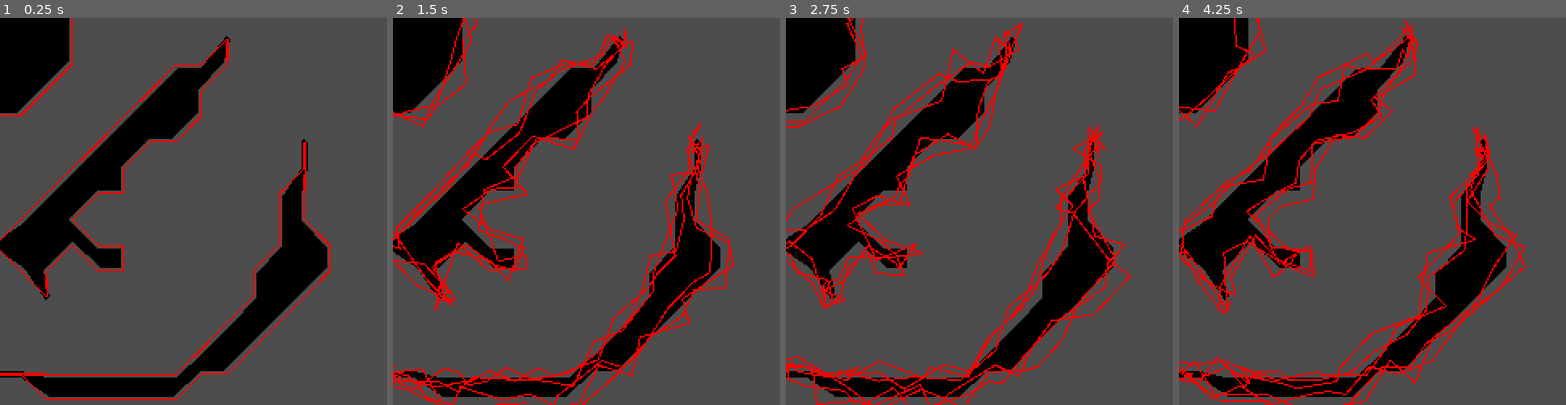
Above: before the commit, frames 1-4 (left to right).
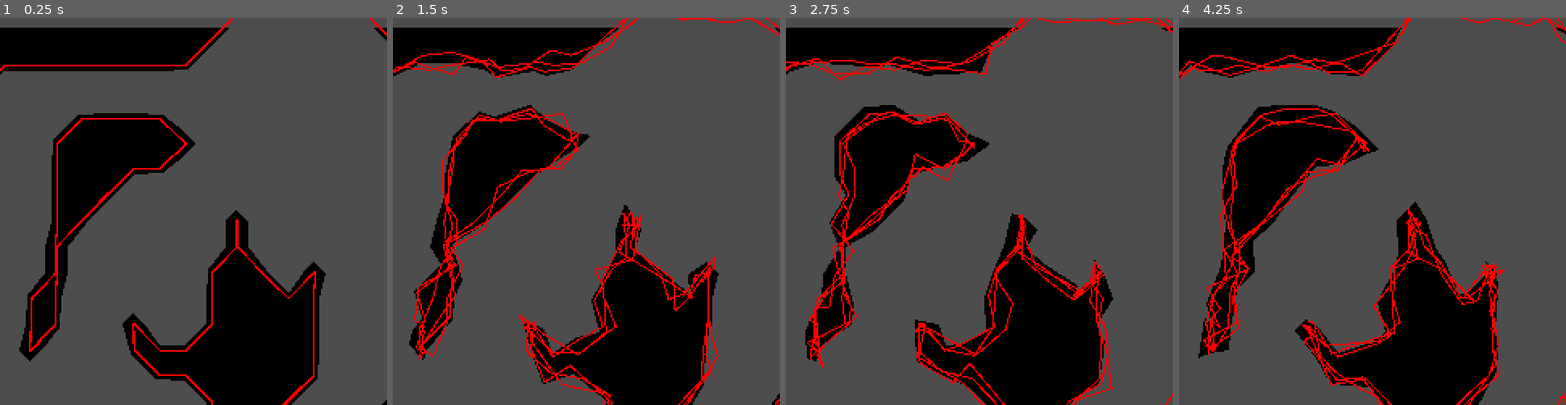
Above: after the commit, the same moments.

Repository: CalcoDev/random-ahhh
Game: Godot game, scene res://asriel/gameplay/game.tscn
Same seed, same stepped clock (60 frames per second), same inputs: the game is played once before the commit and once after it. This scene is started directly instead of the project's main scene.
Inputs (mouse positions are in pixels of both pictures, inside the frame that each line leads up to):
- Up to frame 1 (0.25 s): no input
- Up to frame 2 (1.5 s): tap Enter at 0.5 s; move the mouse to (671, 192) at 0.52 s; hold D (move_right) 0.53-1.25 s; click (671, 192) at 0.6 s; tap Space (ui_select) at 0.77 s; drag from (509, 230) to (567, 288) at 1.27 s
- Up to frame 3 (2.75 s): move the mouse to (1018, 126) at 2.02 s; hold D (move_right) from 2.03 s (still down); tap Mouse wheel up (size_up) at 2.1 s
- Up to frame 4 (4.25 s): release D (move_right) at 2.75 s; drag from (1353, 288) to (1256, 153) at 2.77 s; move the mouse to (1488, 269) at 3.52 s; hold A (move_left) from 3.53 s (still down); tap O at 3.6 s; tap Space (ui_select) at 3.77 s

The runs differ from the first frame. In frame 1, 31% of the frame differs, in the area x 0-100%, y 0-100%; in frame 2, 34%; in frame 3, 35%; in frame 4, 35%.

Commit message:
asriel: I ACTUALLY GOT SOMETHING IM HAPPY WITH git add -Agit add -A

Diff:
--- a/asriel/gameplay/game.tscn
+++ b/asriel/gameplay/game.tscn
@@ -1,16 +1,17 @@
-[gd_scene load_steps=8 format=4 uid="uid://bcrd510at1h0p"]
+[gd_scene load_steps=9 format=4 uid="uid://bcrd510at1h0p"]
 
 [ext_resource type="Script" uid="uid://dvif8380i7lq0" path="res://asriel/scripts/messin_around.gd" id="1_4aiaw"]
-[ext_resource type="Script" uid="uid://grqltrt1gvv4" path="res://asriel/gameplay/rendering_v_2.gd" id="1_xpmk6"]
+[ext_resource type="Script" uid="uid://grqltrt1gvv4" path="res://asriel/scripts/rendering_v_2.gd" id="1_xpmk6"]
 [ext_resource type="TileSet" uid="uid://bfp85infa4i42" path="res://asriel/resources/tilesets/tileset.tres" id="2_e1fnk"]
+[ext_resource type="Shader" uid="uid://dd2u7bwoaxf0b" path="res://asriel/shaders/polygon_displacement.gdshader" id="3_1x7wm"]
 [ext_resource type="Shader" uid="uid://d0ry0u2byj2n4" path="res://asriel/shaders/polygon_cutout.gdshader" id="6_1x7wm"]
 
-[sub_resource type="ViewportTexture" id="ViewportTexture_v8xop"]
+[sub_resource type="ViewportTexture" id="ViewportTexture_84oh5"]
 viewport_path = NodePath("PolygonVP")
 
 [sub_resource type="ShaderMaterial" id="ShaderMaterial_v8xop"]
 shader = ExtResource("6_1x7wm")
-shader_parameter/u_polygon_tex = SubResource("ViewportTexture_v8xop")
+shader_parameter/u_polygon_tex = SubResource("ViewportTexture_84oh5")
 
 [sub_resource type="ViewportTexture" id="ViewportTexture_1x7wm"]
 viewport_path = NodePath("PolygonCutoutVP")
@@ -27,12 +28,16 @@
 
 [node name="MessinAround" type="Node" parent="." node_paths=PackedStringArray("_map", "_lines", "_polygons", "_zone")]
 script = ExtResource("1_4aiaw")
+update_stuff = true
+polygon_shader = ExtResource("3_1x7wm")
 _map = NodePath("../TileMapLayer")
 _lines = NodePath("../Lines")
 _polygons = NodePath("../PolygonVP/Polygons")
 _zone = NodePath("../ZoneMarker")
 normal_pushback_range = Vector2(0, 0)
-point_wander_speed_range = Vector2(4, 10)
+point_wander_range = Vector2(-8, 12)
+point_wander_time_range = Vector2(1, 4)
+point_wander_speed_range = Vector2(2, 5)
 
 [node name="TileMapLayer" type="TileMapLayer" parent="."]
 visible = false
@@ -69,7 +74,7 @@
 position = Vector2(148, 137)
 
 [node name="Camera2D" type="Camera2D" parent="."]
-position = Vector2(323, 307)
+position = Vector2(172.885, 114.175)
 
 [node name="TextureRect" type="TextureRect" parent="."]
 offset_right = 40.0
--- a/asriel/scripts/messin_around.gd
+++ b/asriel/scripts/messin_around.gd
@@ -15,11 +15,7 @@
         for child in _polygons.get_children():
             _polygons.remove_child(child)
 
-@export var aaaaa: bool = false:
-    set(value):
-        aaaaa = false
-        var polygon := _polygons.get_child(0)
-        print(polygon)
+@export var polygon_shader: Shader
 
 @export_group("References")
 @export var _map: TileMapLayer
@@ -36,9 +32,12 @@
 @export var point_wander_time_range: Vector2 = Vector2(0.5, 3.0)
 @export var point_wander_speed_range: Vector2 = Vector2(1.0, 4.0)
 
-# var partitions: Dictionary[int, set] = {}
 var _partitions: Dictionary[int, Dictionary] = {}
 var _cell_to_partition: Dictionary[Vector2i, int] = {}
+
+func _notification(what: int) -> void:
+    if what == NOTIFICATION_ENTER_TREE:
+        obliterate_children = true
 
 func _ready() -> void:
     # return
@@ -49,21 +48,17 @@
 func _process(delta: float) -> void:
     # return
     if not Engine.is_editor_hint() or (Engine.is_editor_hint() and update_stuff):
-        # var idx := -1
-        for child in _lines.get_children():
-            # idx += 1
-            if child is WobblyLine2D:
-                child._process_wobblyness(delta)
-                # var paaaa = child.points.duplicate()
-                # paaaa.reverse()
-                # var is_clock := Geometry2D.is_polygon_clockwise(child.points.duplicate()) or Geometry2D.is_polygon_clockwise(paaaa)
-                # if is_clock:
-#                 var arr := Array(child.points)
-#                 arr.sort_custom(_custom_sort)
-                # _polygons.get_child(idx).polygon = child.points
-
-# func _custom_sort(a, b):
-#     return a.angle() < b.angle()
+        for line in _lines.get_children():
+            line._process_wobblyness(delta)
+        for polygon_idx in _polygons.get_child_count():
+            var poly: Polygon2D = _polygons.get_child(polygon_idx)
+            var line: WobblyLine2D = _lines.get_child(polygon_idx * lines_per_partition)
+            var s := poly.polygon.size() - 1
+            for j in s+1:
+                var diff: Vector2 = line._info[j % s]["base_pos"] - line.points[j]
+                var encoded := _poly_col_buf(diff)
+                poly.vertex_colors[j].b = encoded.r
+                poly.vertex_colors[j].a = encoded.g
 
 func _generate_zones() -> void:
     for child in _lines.get_children():
@@ -96,6 +91,8 @@
             line.point_wander_time_range = point_wander_time_range
             line.point_wander_speed_range = point_wander_speed_range
             line._info = []
+
+            var polygon_colour_buffer := PackedColorArray()
 
             var idx := 0
             for cell in outline:
@@ -123,53 +120,56 @@
                 if neighbour_count == 1:
                     var nn := Vector2i(Vector2(normal).rotated(PI/2).round())
                     line._info.append({"base_pos": cell_world_pos, "normal": nn})
+                    polygon_colour_buffer.append(_poly_col_buf(-nn))
                     idx += 1
                     line._info.append({"base_pos": cell_world_pos, "normal": -normal})
+                    polygon_colour_buffer.append(_poly_col_buf(normal))
                     idx += 1
                     line._info.append({"base_pos": cell_world_pos, "normal": -nn})
+                    polygon_colour_buffer.append(_poly_col_buf(nn))
                     idx += 1
                 elif neighbour_count == 2 and normal == Vector2i.ZERO:
                     if not horizontal:
                         var diff = (cell_world_pos - line._info[idx - 1]["base_pos"]).normalized().round()
                         var nn := Vector2i.LEFT if diff.y > 0 else Vector2i.RIGHT
                         line._info.append({"base_pos": cell_world_pos, "normal": nn})
+                        polygon_colour_buffer.append(_poly_col_buf(-nn))
                         idx += 1
                     else:
                         var diff = (cell_world_pos - line._info[idx - 1]["base_pos"]).normalized().round()
                         var nn := Vector2i.DOWN if diff.x > 0 else Vector2i.UP
                         line._info.append({"base_pos": cell_world_pos, "normal": nn})
+                        polygon_colour_buffer.append(_poly_col_buf(-nn))
                         idx += 1
                 else:
                     line._info.append({"base_pos": cell_world_pos, "normal": normal})
+                    polygon_colour_buffer.append(_poly_col_buf(normal))
                     idx += 1
 
 
             if i == 0:
+                polygon_colour_buffer.append(polygon_colour_buffer[0])
                 line.init_wobblyness(false)
                 var polygon := Polygon2D.new()
-                polygon.polygon = line.points
                 _polygons.add_child(polygon)
                 if Engine.is_editor_hint():
                     polygon.owner = get_tree().edited_scene_root
+
+                polygon.polygon = line.points
+                polygon.vertex_colors = polygon_colour_buffer
                 polygon.color = Color.from_rgba8(255, 0, 0, 1)
+                var mat := ShaderMaterial.new()
+                mat.shader = polygon_shader
+                polygon.material = mat
 
             line.init_wobblyness(true)
-            # var pp := line.points.duplicate()
-            # var hull := Geometry2D.convex_hull(pp)
-            # # hull = Geometry2D.offset_polygon(hull.duplicate(), 40.0)[0]
-            # var ahull = Geometry2D.offset_polygon(hull.duplicate(), 400.0)
-            # print(ahull.size())
-            # hull = ahull[0]
-            # var bb := Geometry2D.clip_polygons(hull, pp)
-            # # var bb := Geometry2D.clip_polygons(pp, hull)
-            # for b in bb:
-            #     var polygon := Polygon2D.new()
-            #     polygon.polygon = b
-            #     _polygons.add_child(polygon)
-            #     if Engine.is_editor_hint():
-            #         polygon.owner = get_tree().edited_scene_root
-            #     polygon.color = Color.from_rgba8(0, 0, 255, 53)
-
+
+
+func _poly_col_buf(normal: Vector2i) -> Color:
+    var unorm := Vector2(normal).normalized()
+    # unorm.y *= -1.0
+    unorm = (unorm + Vector2.ONE) * 0.5
+    return Color(unorm.x, unorm.y, 0.0, 0.0)
 
 
 func _get_outline_outer_normal(tile_pos: Vector2i) -> Vector2i:
--- a/asriel/gameplay/rendering_v_2.gd
+++ b/asriel/scripts/rendering_v_2.gd
@@ -13,5 +13,6 @@
             var mat := polygon_cutout.material as ShaderMaterial
             mat.set_shader_parameter("u_polygon_tex", polygon_vp.get_texture())
 
-func _ready() -> void:
-    set_materials = true
+func _notification(what: int) -> void:
+    if what == NOTIFICATION_ENTER_TREE:
+        set_materials = true
--- a/asriel/shaders/polygon_cutout.gdshader
+++ b/asriel/shaders/polygon_cutout.gdshader
@@ -6,4 +6,5 @@
     vec4 poly_data = texture(u_polygon_tex, UV);
     int unscaled = int(floor(poly_data.a * 255.0)) % 2;
     COLOR = mix(vec4(0.0), vec4(0.0, 0.0, 0.0, 1.0), 1.0 - float(unscaled));
+    //COLOR = mix(vec4(0.0), vec4(poly_data.xyz * 100.0, 1.0), 1.0 - float(unscaled));
 }
--- /dev/null
+++ b/asriel/shaders/polygon_displacement.gdshader
@@ -0,0 +1,35 @@
+shader_type canvas_item;
+
+//uniform vec4 u_debug_col;
+
+varying vec4 v_color;
+
+vec4 _to_norm(vec4 v) {
+    return vec4(
+        (v.x + 1.0f) * 0.5f,
+        (v.y + 1.0f) * 0.5f,
+        (v.z + 1.0f) * 0.5f,
+        (v.w + 1.0f) * 0.5f
+    );
+}
+
+vec4 _from_norm(vec4 v) {
+    return vec4(
+        v.x * 2.0f - 1.0f,
+        v.y * 2.0f - 1.0f,
+        v.z * 2.0f - 1.0f,
+        v.w * 2.0f - 1.0f
+    );
+}
+
+void vertex() {
+    v_color = _from_norm(COLOR);
+    //VERTEX = VERTEX + v_color.xy * 5.0 + -v_color.zw * 10.0;
+    VERTEX += v_color.xy * 5.0;
+    VERTEX += -v_color.zw * 5.0;
+}
+
+void fragment() {
+	COLOR = vec4(v_color.xy, 0.0, 1.0 / 255.0);
+    //COLOR = vec4(v_color.xy, 0.0, 1.0);
+}
--- /dev/null
+++ b/asriel/shaders/polygon_vertex_manip_test.gdshader
@@ -0,0 +1,13 @@
+shader_type canvas_item;
+
+varying vec2 vert;
+
+void vertex() {
+    vert = VERTEX;
+    //VERTEX.x += sin(TIME * 20.0) * 20.0;
+    //VERTEX.y += sin(TIME * 20.0) * 20.0;
+}
+
+void fragment() {
+    COLOR = vec4(vert, 0.0, 1.0);
+}
Renamed: asriel/gameplay/rendering_v_2.gd.uid -> asriel/scripts/rendering_v_2.gd.uid
Not shown, added: asriel/shaders/polygon_displacement.gdshader.uid
Not shown, added: asriel/shaders/polygon_vertex_manip_test.gdshader.uid
